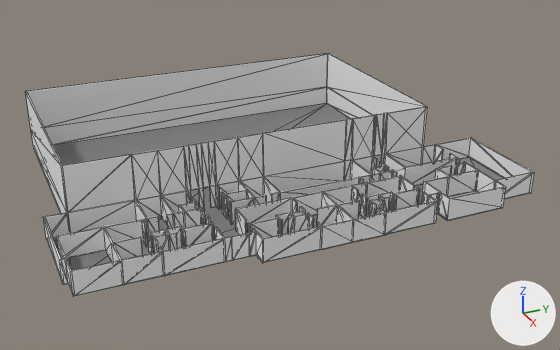
Before and after pictures for a commit that changed the glTF model models/all/Sporthalle/Erdgeschoss/model.glb.
Rendered twice from a 50 mm camera at (56.6, -28.3, 47.9) aimed at (-32.1, 11.6, 3.6). Every picture has the same lights, and +X, +Y and +Z are marked at lower right. The first picture is the older version. Mesh edges are drawn as thin lines.
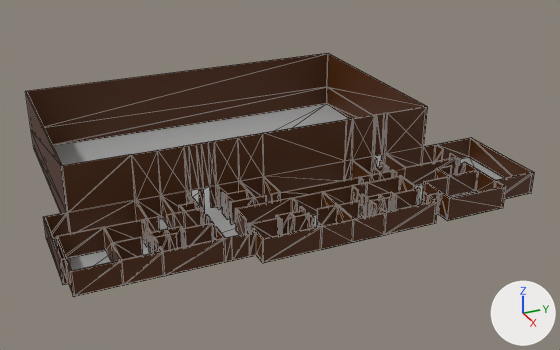
The newer file is also turned or shifted as a whole; pictures and numbers use the older file's frame.

What differs and where, as boxes (x1, y1, x2, y2) in the pictures (560 x 350 px):
'Plane.029', recoloured (white to brown)
    both: (25, 53, 535, 297)
'Plane.021', recoloured
    both: (53, 104, 503, 271)

The change, as a diff of the scene's bpy script:
```diff
--- a/models/all/Sporthalle/Erdgeschoss/model.glb.py
+++ b/models/all/Sporthalle/Erdgeschoss/model.glb.py
@@ mat_floor @@
 mat_floor = principled_material('floor')
-mat_floor.base_color = (0.197, 0.197, 0.197)  # grey #7b7b7b
+mat_floor.base_color = (0.396, 0.396, 0.396)  # grey #a9a9a9
@@ mat_material_001 @@
 mat_material_001 = principled_material('Material.001')
-mat_material_001.base_color = (0.943, 0.943, 0.943)  # white #f9f9f9
+mat_material_001.base_color = (0.0807, 0.0208, 0.00114)  # brown #502804
```
